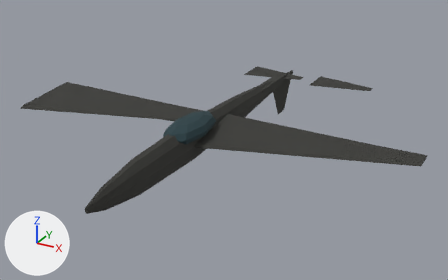
Before and after pictures for a commit that changed the glTF model game/assets/units/a10c_Destroyed.glb.
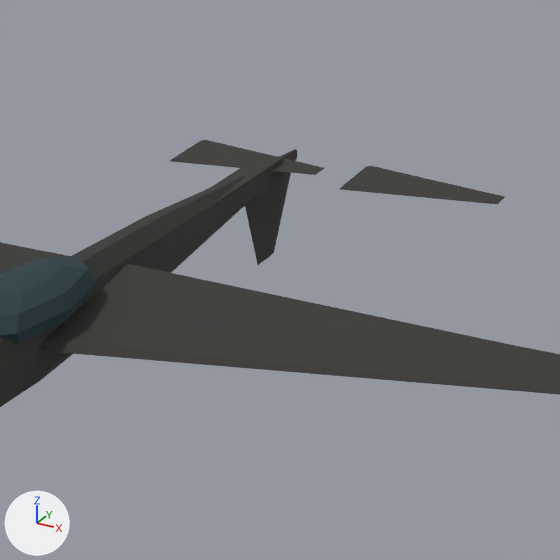
Each version is shown whole from a 50 mm lens placed at (11.85, -20.79, 11.32), pointed at (0.37, 0.07, 0.89), then close up on the part from 40% to 88% of the width and 5% to 81% of the height. Arrows for +X, +Y and +Z are at lower left; the lights stay in place. The older version's two pictures come first. Where no turn or scale is listed for an object, it has been applied to the vertices.

Objects in the first close-up: 'Cockpit', 'Elevator_L', 'Elevator_R', 'Fuselage', 'Rudder', 'TailBoom', 'Wing_L', 'Wing_R'.
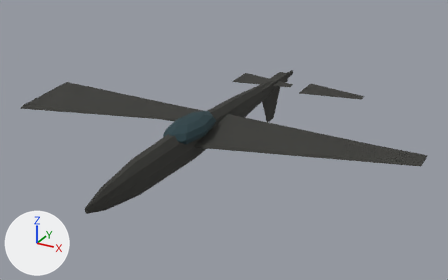
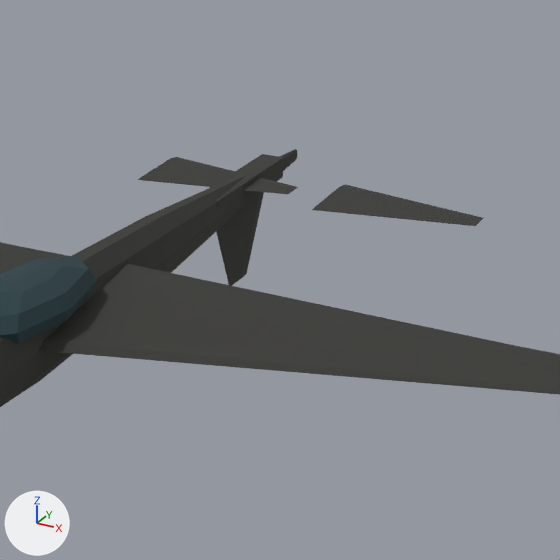
Changed parts and their boxes (x1, y1, x2, y2) in the close-ups (560 x 560 px):
'Elevator_R', moved
    before: (340, 166, 505, 204)
    after: (312, 185, 483, 226)
'Elevator_L', moved
    before: (170, 140, 324, 175)
    after: (138, 157, 298, 194)
'Rudder', moved
    before: (245, 172, 291, 265)
    after: (216, 192, 264, 286)

The edits, one by one:
Object 'Elevator_L' (ob_elevator_l) moves from (-1.75, 6.83, 1.74) to (-1.75, 5.53, 1.74).
Object 'Elevator_R' (ob_elevator_r) moves from (1.75, 6.83, 1.74) to (1.75, 5.53, 1.74).
Object 'Rudder' (ob_rudder) moves from (0.0, 6.83, 1.65) to (0.0, 5.53, 1.65).
